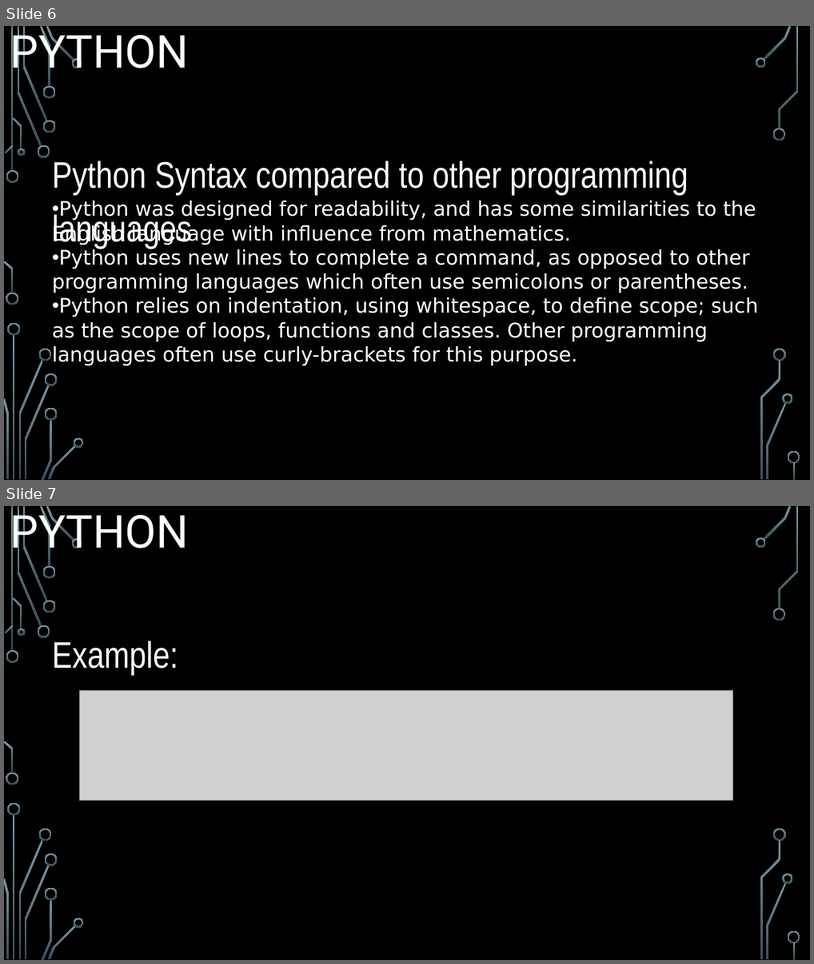
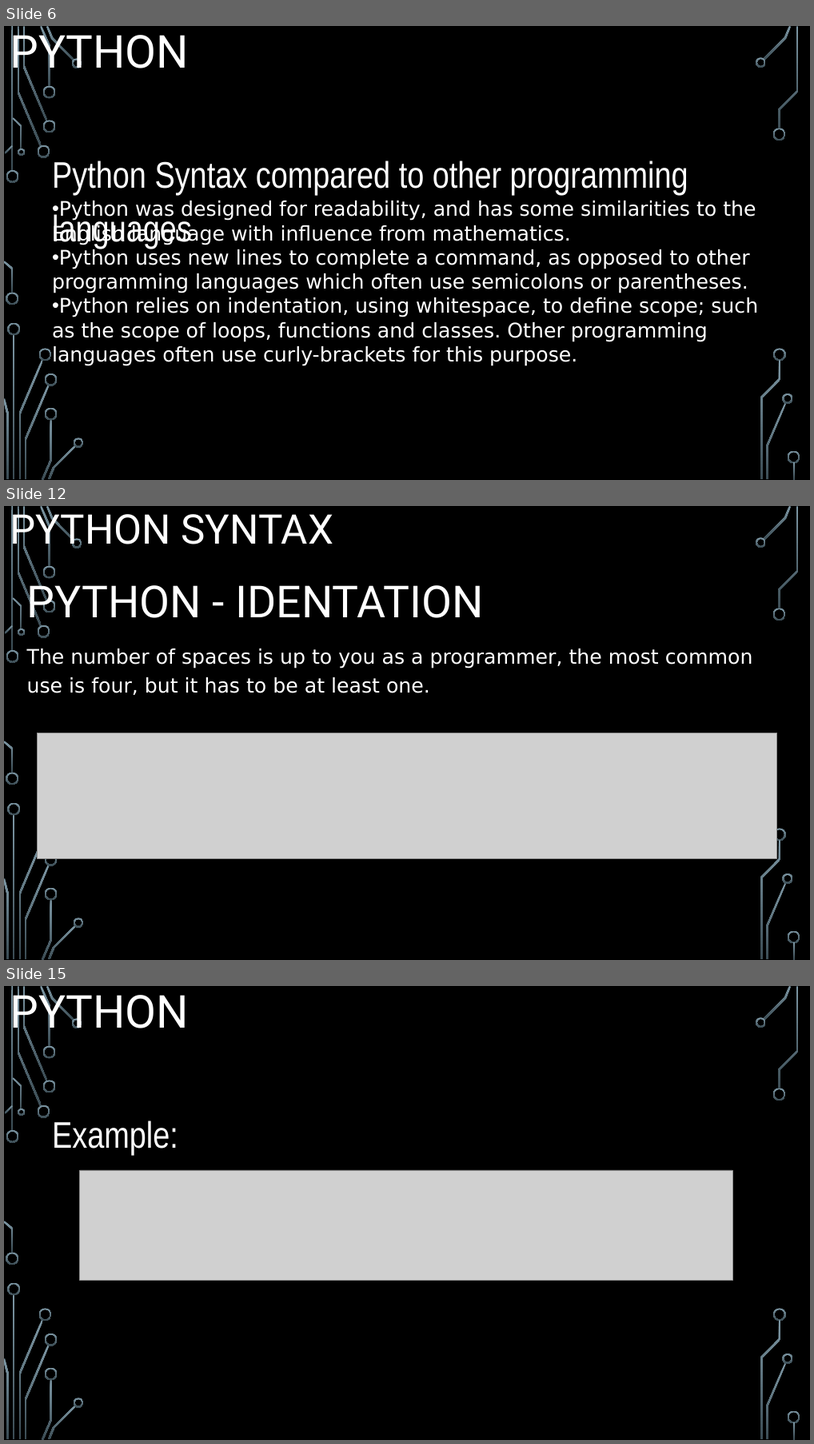
Before and after one commit to mjaypecjo/cs2022, a slide deck: python/4110E228_Report_Python.pptx. Shown one above the other, each under a label of ours: slides 6 and 7 before the commit, slides 6, 12 and 15 after it; the slides between them are not shown. The pictures are 814x964 and 814x1444 pixels, drawn with LibreOffice and Linux fonts; fonts in the diff are those of the drawing; grey boxes stand for pictures; background and template pictures are left out. Boxes give left, top, right and bottom in pixels: in the first picture for what was removed or moved away, otherwise in the second. Text is boxed around its words. In the diff, an @@ line names an element or a change of style, - is before the commit and + after.

```diff
--- a/python/4110E228_Report_Python.pptx
+++ b/python/4110E228_Report_Python.pptx
@@ slide 12 added at box(4, 506, 810, 960), background picture (left out); not listed: 35 template elements that a slide beside it also shows @@
@@ title added at box(10, 506, 334, 553), 48.6 pt, text #FFFFFF @@
+PYTHON SYNTAX
@@ text added at box(27, 577, 484, 628), 52.6 pt, text #FFFFFF @@
+PYTHON - IDENTATION
@@ text added at box(27, 648, 754, 695), 24 pt, text #FFFFFF @@
+The number of spaces is up to you as a programmer, the most common use is four, but it has to be at least one.
@@ picture added at box(38, 733, 778, 859) @@
@@ what was slide 7 is now slide 15 @@
```
Also in this commit, not shown: 44 other slides added.
